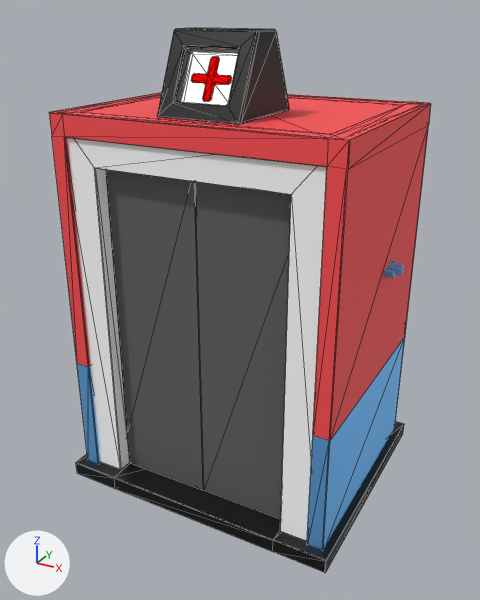
Before and after pictures for a commit that changed the glTF model assets/models/MedBot.glb.
One viewpoint serves both versions: a camera (50 mm lens) standing at (22.5, -42.4, 34.4) and looking at (-0.1, -1.2, 13.9). The axes (+X, +Y, +Z) are drawn at lower left. The lights are the same throughout. The older version comes first. Mesh edges are drawn as thin lines on the coarser meshes. Where no turn or scale is listed for an object, it has been applied to the vertices. Vertices at exactly the same position are counted once.

The first picture shows 'MedBooth' and 1 more.
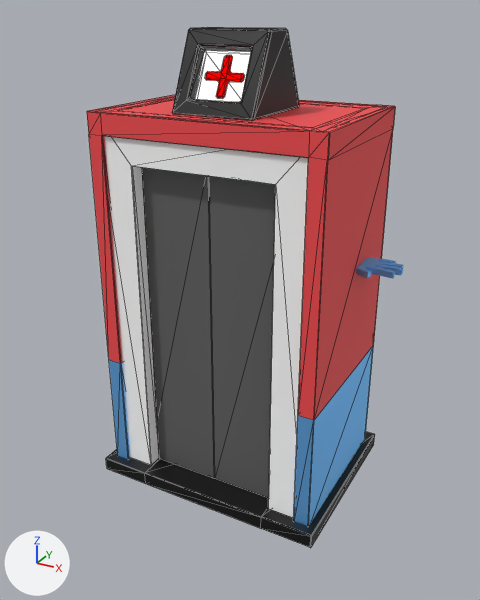
Where the change shows, as pixel boxes (x1, y1, x2, y2) in the pictures (480 x 600 px; the box of a moved part takes in the faces that stretch with it):
'MedBooth', reshaped (19% narrower)
    before: (49, 28, 431, 572)
    after: (87, 27, 395, 548)
part 1 of me_cube, moved or reshaped
    before: (157, 28, 289, 124)
    after: (172, 27, 299, 121)
part 2 of me_cube, moved or reshaped
    before: (106, 170, 291, 519)
    after: (142, 168, 275, 498)
part 3 of me_cube, moved or reshaped
    before: (191, 57, 232, 101)
    after: (205, 55, 244, 98)
part 4 of me_cube, rebuilt (19% narrower)
    before: (49, 93, 431, 550)
    after: (87, 95, 395, 526)
part 5 of me_cube, rebuilt (21% narrower)
    before: (67, 138, 327, 541)
    after: (104, 136, 308, 518)
part 6 of me_cube, rebuilt (18% narrower, 23% shorter)
    before: (76, 422, 404, 572)
    after: (106, 432, 375, 548)

The change, as a diff of the scene's bpy script:
```diff
--- a/assets/models/MedBot.glb.py
+++ b/assets/models/MedBot.glb.py
@@ me_cube @@
 # used by ob_medbooth; location = (0.0, -0.1, -1.1)
-me_cube.from_pydata(...)  # 415 vertices, 814 faces; spans x -11.1..11.1, y -9.3..9.3, z 0.0..34.3
+me_cube.from_pydata(...)  # 415 vertices, 814 faces; spans x -9.3..9.3, y -7.7..6.5, z 0.0..34.3
+# me_cube part 1: the loose piece of 48 vertices spanning x -3.0..3.0, y -6.8..0.2, z 29.2..34.3 is moved by (0.0, 1.7, 0.0)
+# me_cube part 2: the loose piece of 44 vertices spanning x -8.0..8.0, y -7.3..-6.1, z 1.1..26.1 is scaled about its middle by (0.775, 1, 1), then moved by (0.0, 1.7, 0.0)
+# me_cube part 3: the loose piece of 68 vertices spanning x -1.4..1.4, y -5.7..-4.4, z 30.2..32.8 is moved by (0.0, 1.7, 0.0)
+# me_cube part 4: the loose piece of 143 vertices spanning x -10.5..10.5, y -8.5..8.4, z 0.7..29.2 is rebuilt with 143 vertices and now spans x -8.7..8.7, y -6.9..5.6, z 0.7..29.2
+# me_cube part 5: the loose piece of 72 vertices spanning x -10.1..10.1, y -8.3..8.1, z 1.1..29.2 is rebuilt with 72 vertices and now spans x -8.3..8.3, y -6.7..5.2, z 1.1..29.2
+# me_cube part 6: the loose piece of 40 vertices spanning x -11.1..11.1, y -9.3..9.3, z 0.0..1.1 is rebuilt with 40 vertices and now spans x -9.3..9.3, y -7.7..6.5, z 0.0..1.1
 me_cube.materials.append(mat_robotskin_001)
```
